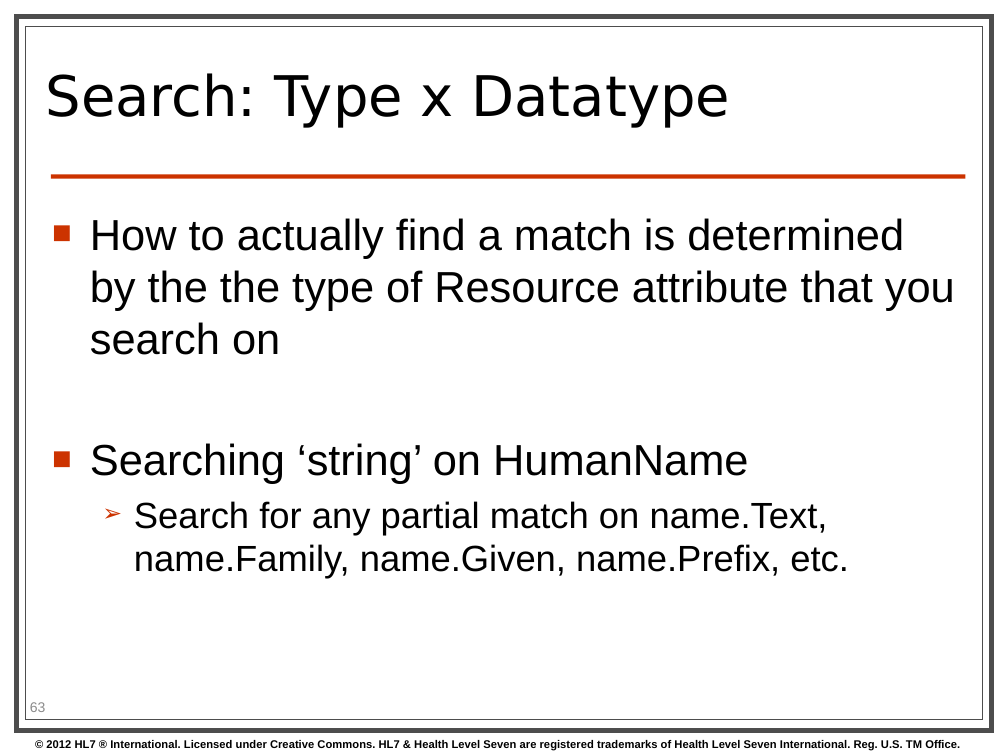
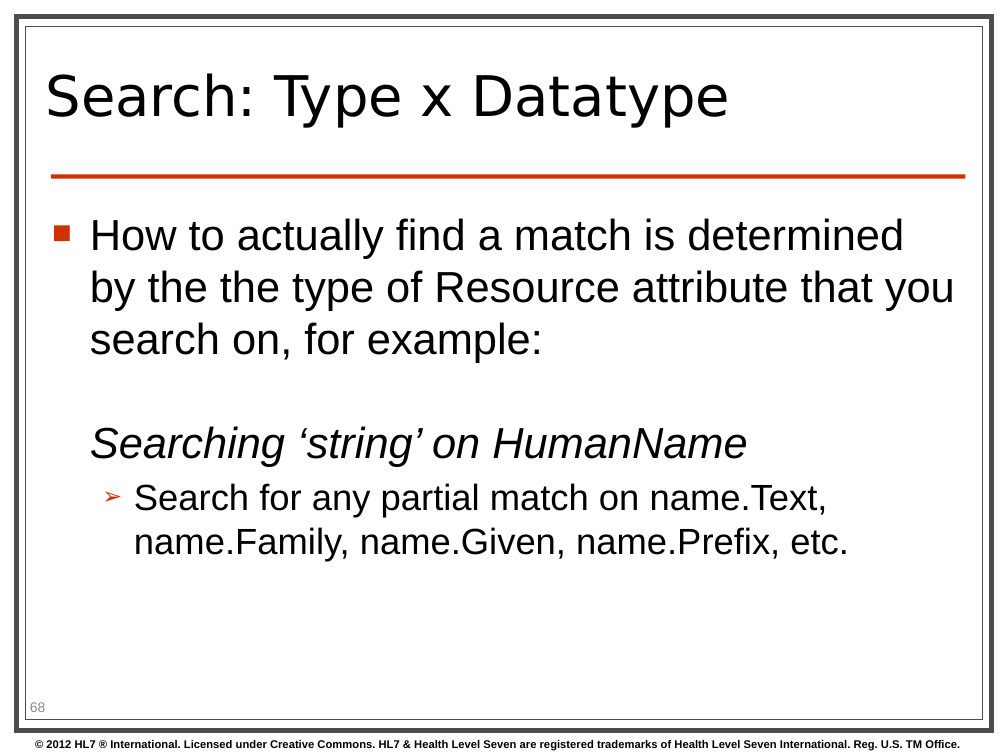
Before and after one commit to vista-novo/fhir, a slide deck: slide 68 of presentations/2013-01 Tutorials/201301 - Phoenix - FhirForDevelopersWGMTutorial.pptx (slide 63 before the commit). Drawn at 1008x756 pixels with LibreOffice and Linux fonts; fonts in the diff are those of the drawing; background and template pictures are left out. Boxes give left, top, right and bottom in pixels: in the first picture for what was removed or moved away, otherwise in the second. Text is boxed around its words. In the diff, an @@ line names an element or a change of style, - is before the commit and + after.

```diff
--- a/presentations/2013-01 Tutorials/201301 - Phoenix - FhirForDevelopersWGMTutorial.pptx
+++ b/presentations/2013-01 Tutorials/201301 - Phoenix - FhirForDevelopersWGMTutorial.pptx
@@ text at (x1=90, y1=218, x2=955, y2=466): text changed @@
-■ How to actually find a match is determined by the the type of Resource attribute that you search on
-■ Searching ‘string’ on HumanName
+■ How to actually find a match is determined by the the type of Resource attribute that you search on, for example:
+  Searching ‘string’ on HumanName
@@ page number at (x1=30, y1=702, x2=46, y2=712): text changed @@
-63
+68
```
Also in this commit, not shown: 20 other slides changed, 13 slides added, 4 slides removed, 1 other file.
